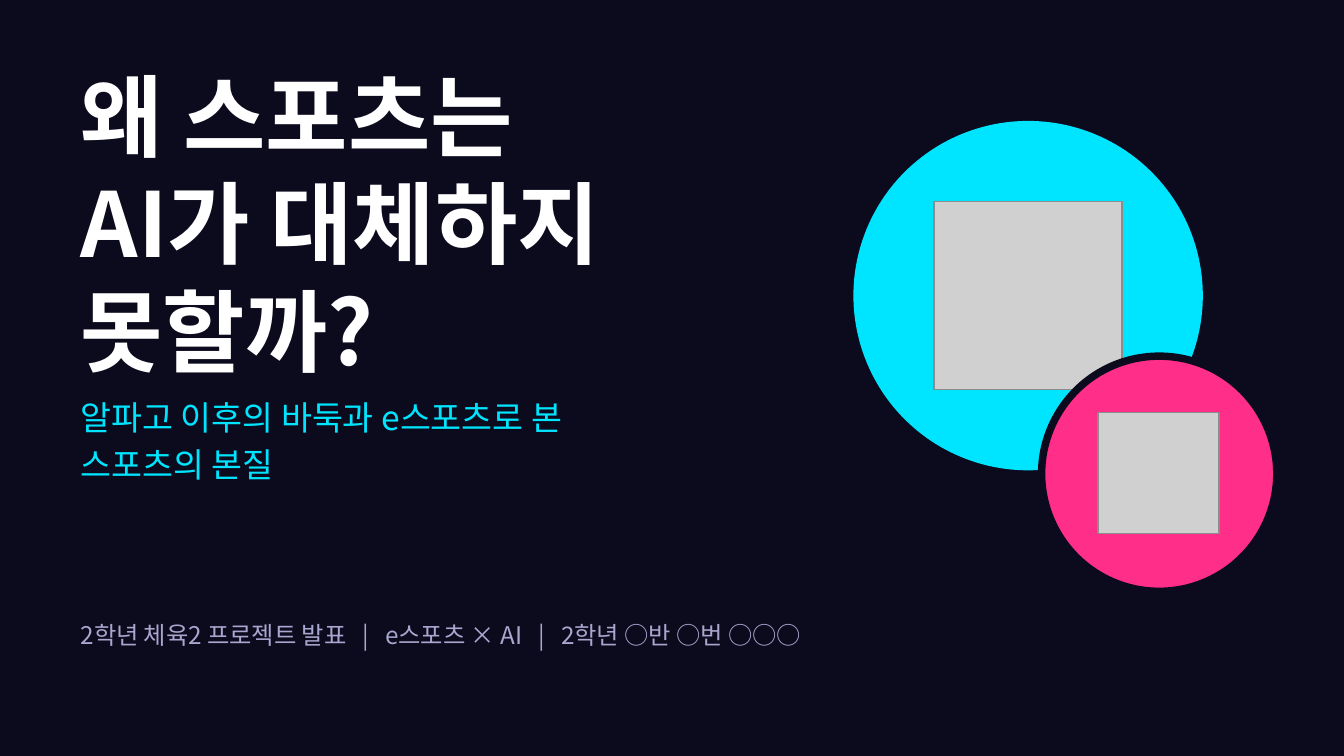
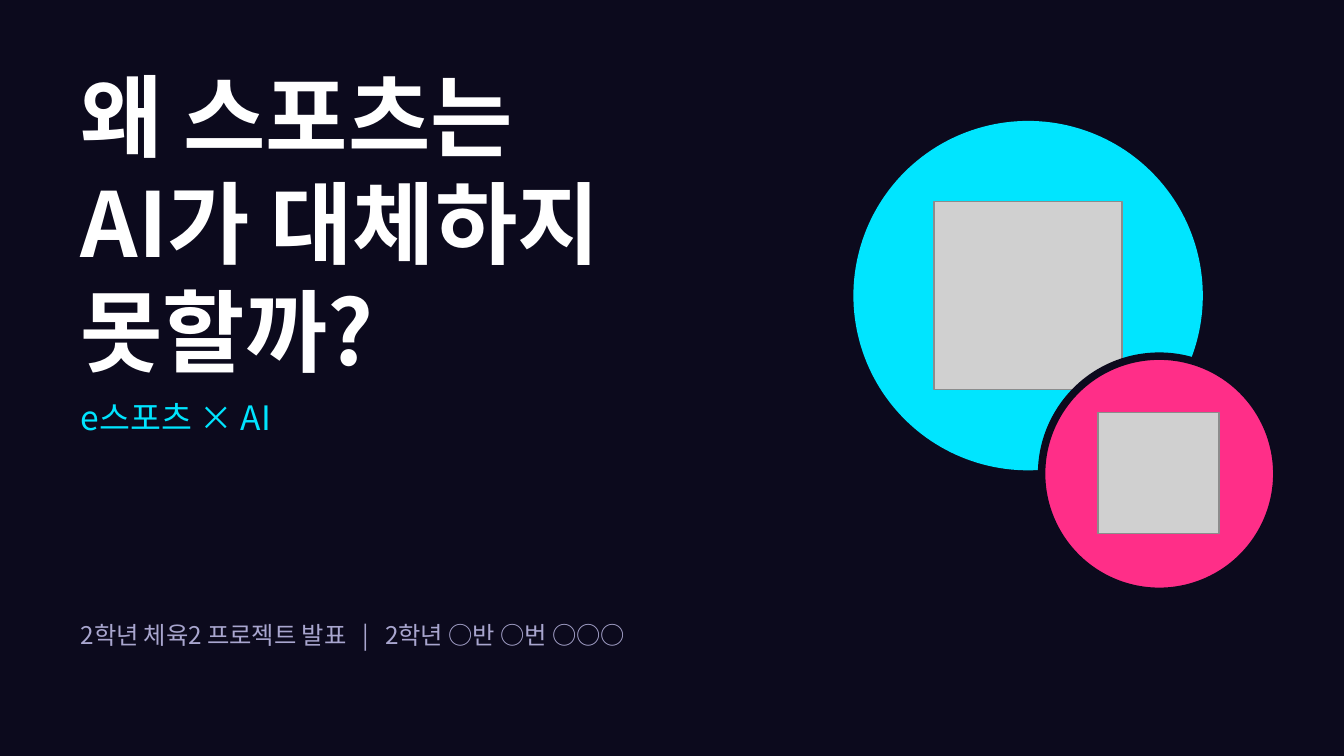
Before and after one commit to timetraveltimetravel/-, a slide deck: slide 1 of esports-ai/sports_ai_presentation.pptx. Drawn at 1344x756 pixels with LibreOffice and Linux fonts; fonts in the diff are those of the drawing; grey boxes stand for pictures. Boxes give left, top, right and bottom in pixels: in the first picture for what was removed or moved away, otherwise in the second. Text is boxed around its words. In the diff, an @@ line names an element or a change of style, - is before the commit and + after.

```diff
--- a/esports-ai/sports_ai_presentation.pptx
+++ b/esports-ai/sports_ai_presentation.pptx
@@ text at [81, 403, 271, 431]: text changed @@
-알파고 이후의 바둑과 e스포츠로 본
-스포츠의 본질
+e스포츠 × AI
@@ text at [81, 624, 548, 646]: text changed @@
-2학년 체육2 프로젝트 발표 | e스포츠 × AI | 2학년 ○반 ○번 ○○○
+2학년 체육2 프로젝트 발표 | 2학년 ○반 ○번 ○○○
```
Also in this commit, not shown: 3 other slides changed, 2 slides added, 8 slides removed, 1 other file.
